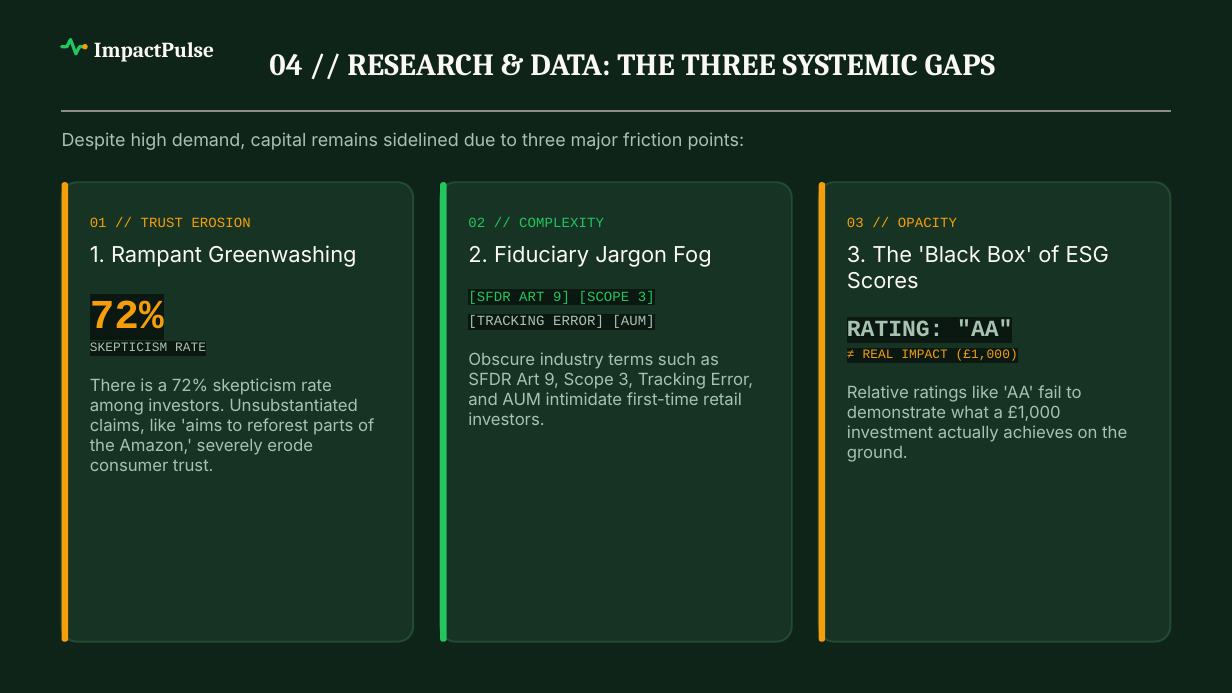
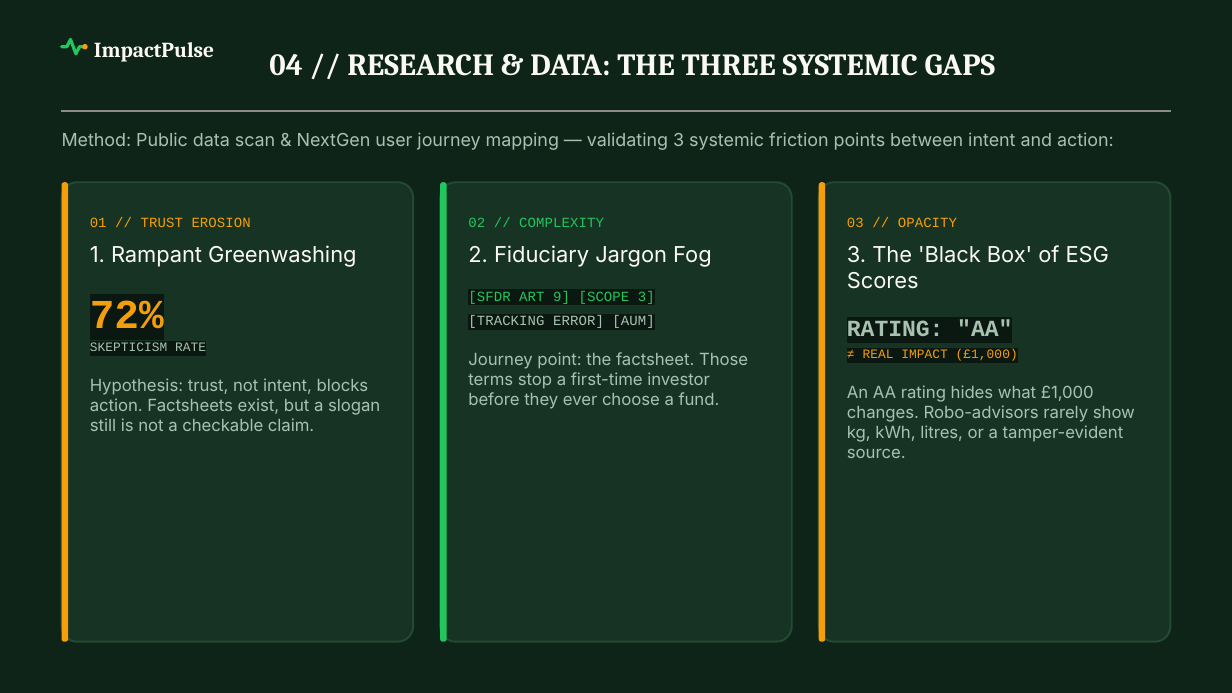
Before and after one commit to Siva-Subramaniam-DS/TCS-Project, a slide deck: slide 4 of ImpactPulse_TCS_Submission_12Slides.pptx. Drawn at 1232x693 pixels with LibreOffice and Linux fonts; fonts in the diff are those of the drawing; grey boxes stand for pictures; background and template pictures are left out. Boxes give left, top, right and bottom in pixels: in the first picture for what was removed or moved away, otherwise in the second. Text is boxed around its words. In the diff, an @@ line names an element or a change of style, - is before the commit and + after.

Commit message:
fix(deck): achieve 100% compliance across TCS Guidelines, HSBC Challenge Statement, and Judging Criteria

```diff
--- a/ImpactPulse_TCS_Submission_12Slides.pptx
+++ b/ImpactPulse_TCS_Submission_12Slides.pptx
@@ text at <box>62,132,1114,150</box>: text changed @@
-Despite high demand, capital remains sidelined due to three major friction points:
+Method: Public data scan & NextGen user journey mapping — validating 3 systemic friction points between intent and action:
@@ text at <box>468,352,748,409</box>: text changed @@
-Obscure industry terms such as SFDR Art 9, Scope 3, Tracking Error, and AUM intimidate first-time retail investors.
+Journey point: the factsheet. Those terms stop a first-time investor before they ever choose a fund.
@@ text at <box>90,378,380,431</box>: text changed @@
-There is a 72% skepticism rate among investors. Unsubstantiated claims, like 'aims to reforest parts of the Amazon,' severely erode consumer trust.
+Hypothesis: trust, not intent, blocks action. Factsheets exist, but a slogan still is not a checkable claim.
@@ text at <box>847,385,1135,458</box>: text changed @@
-Relative ratings like 'AA' fail to demonstrate what a £1,000 investment actually achieves on the ground.
+An AA rating hides what £1,000 changes. Robo-advisors rarely show kg, kWh, litres, or a tamper-evident source.
```
Also in this commit, not shown: 11 other slides changed, 1 other file.
